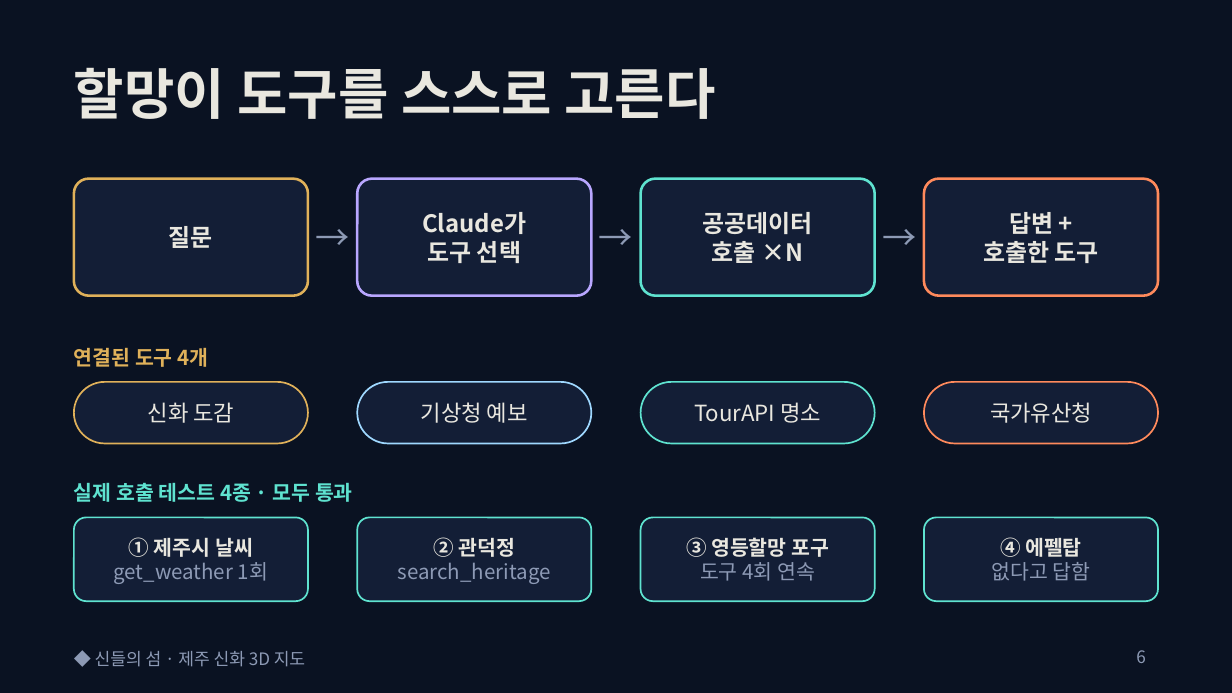
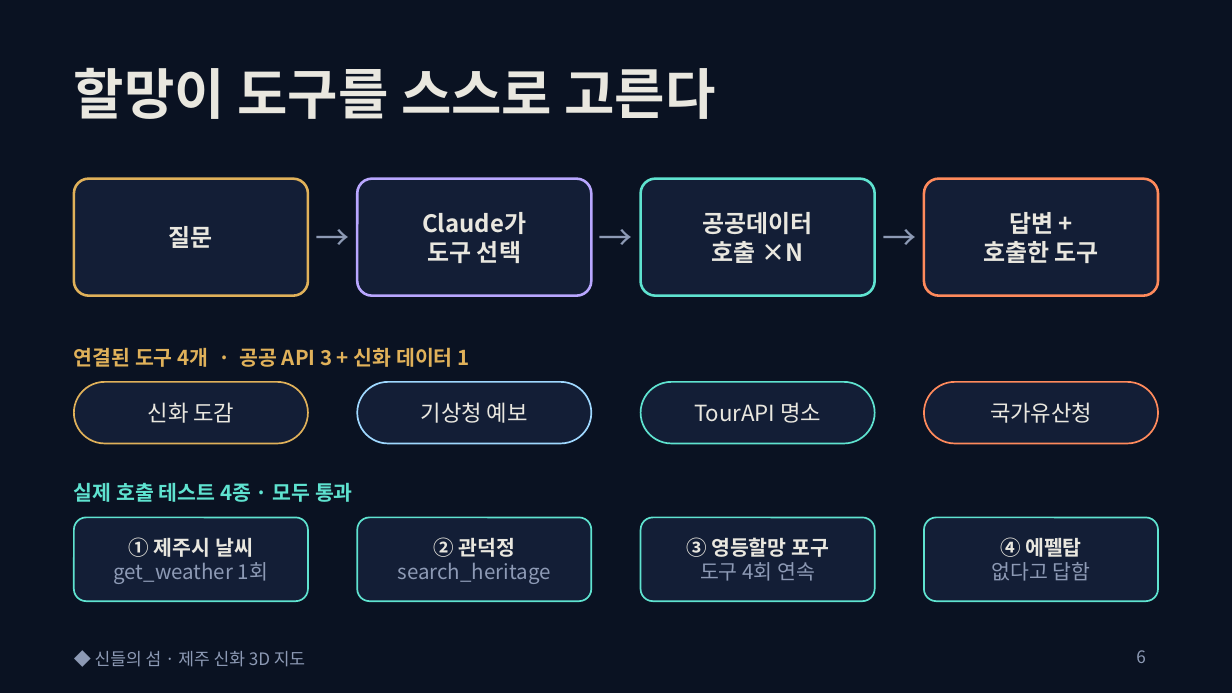
Before and after one commit to ysyy1002/project_day6, a slide deck: slide 6 of docs/shindeul-presentation.pptx. Drawn at 1232x693 pixels with LibreOffice and Linux fonts; fonts in the diff are those of the drawing. Boxes give left, top, right and bottom in pixels: in the first picture for what was removed or moved away, otherwise in the second. Text is boxed around its words. In the diff, an @@ line names an element or a change of style, - is before the commit and + after.

```diff
--- a/docs/shindeul-presentation.pptx
+++ b/docs/shindeul-presentation.pptx
@@ text at <box>74,347,470,367</box>: text changed @@
-연결된 도구 4개
+연결된 도구 4개 · 공공 API 3 + 신화 데이터 1
```
Also in this commit, not shown: 3 other files.
